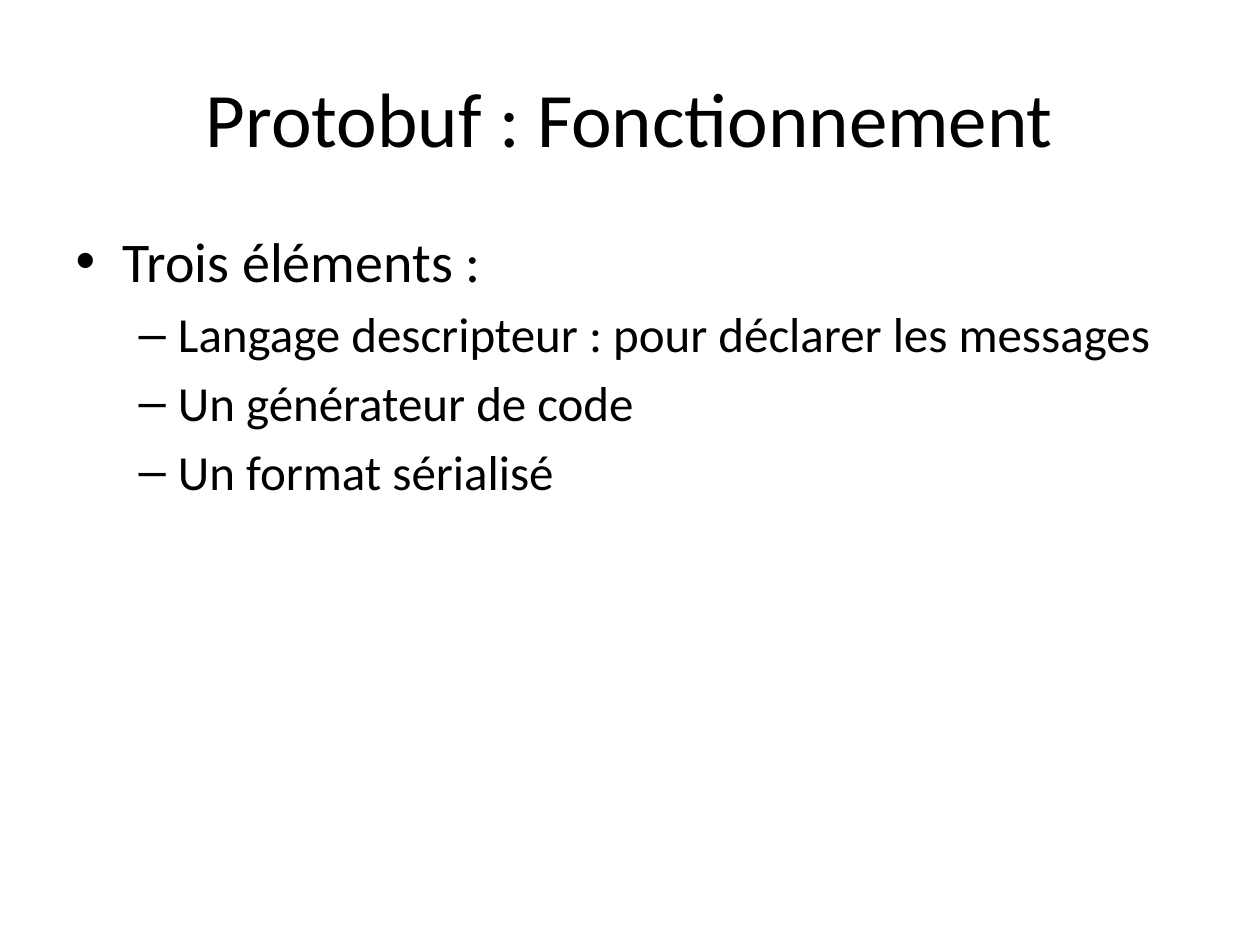
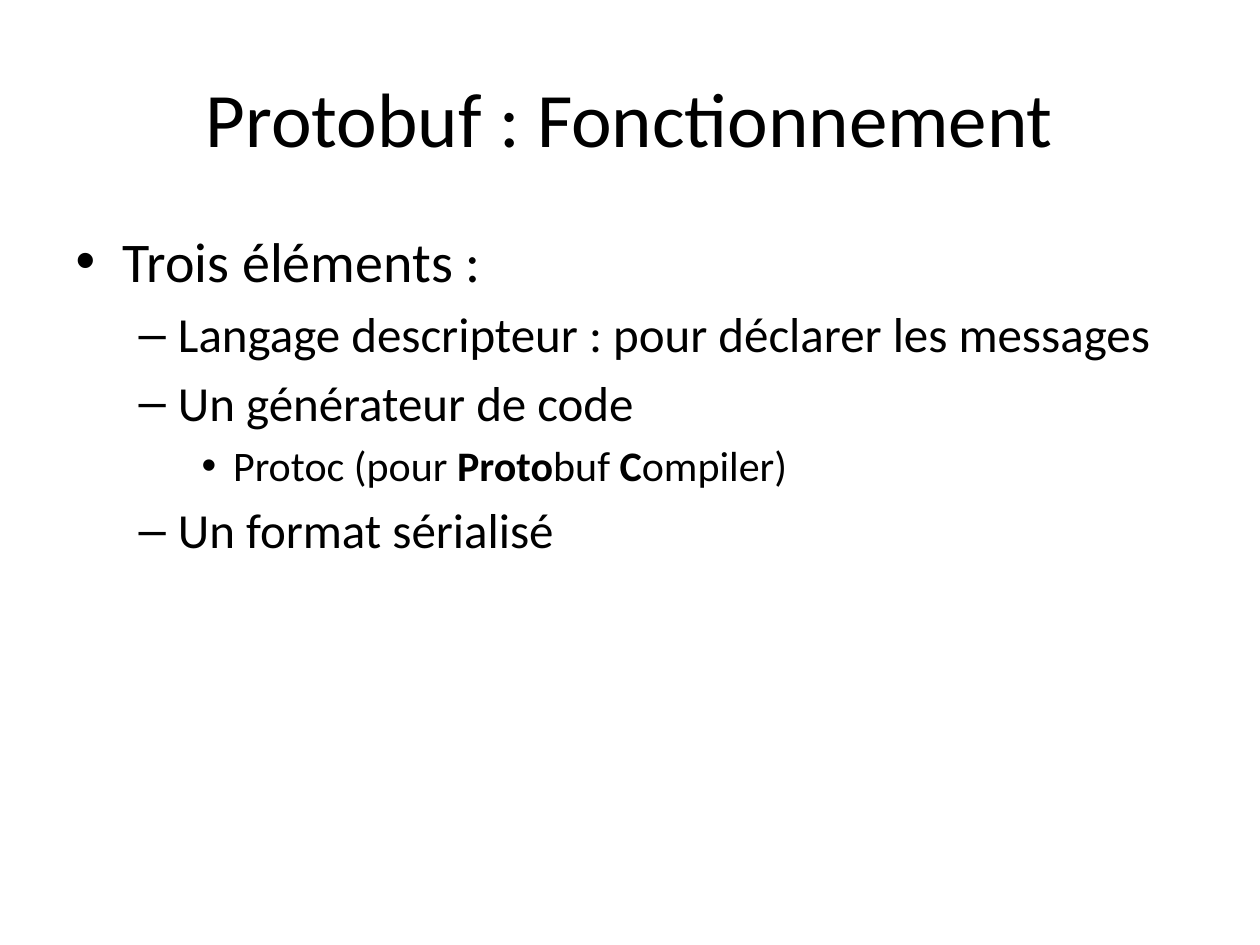
Before and after one commit to TheCopycat/protobuf-powered-android, a slide deck: slide 6 of protobuf-powered.pptx. Drawn at 1260x945 pixels with LibreOffice and Linux fonts; fonts in the diff are those of the drawing. Boxes give left, top, right and bottom in pixels: in the first picture for what was removed or moved away, otherwise in the second. Text is boxed around its words. In the diff, an @@ line names an element or a change of style, - is before the commit and + after.

```diff
--- a/protobuf-powered.pptx
+++ b/protobuf-powered.pptx
@@ text at [233,450,787,488]: paragraph added @@
+    • Protoc (pour Protobuf Compiler)
```
Also in this commit, not shown: 4 other slides changed, 14 slides added.
